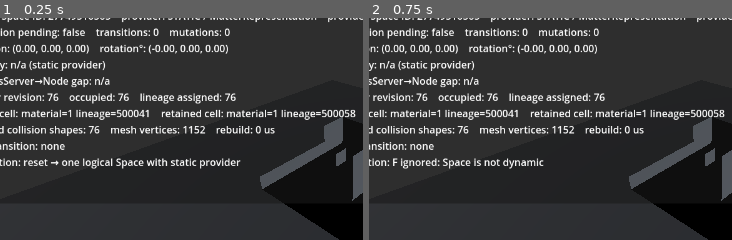
Above: before the commit, frames 1-2 (left to right).
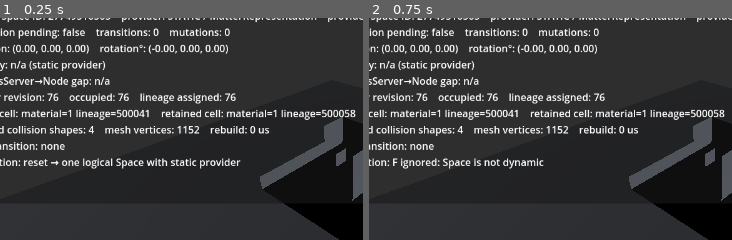
Above: after the commit, the same moments.

Repository: Jozzpoly/FrameMatter-Lab
Game: Godot game, scene res://lab/main.tscn
Two runs of this game, one before a commit and one after it. Both use one fixed random seed, a clock stepped at 60 frames per second and the inputs below.
Inputs:
- Up to frame 1 (0.25 s): no input
- Up to frame 2 (0.75 s): tap Enter at 0.5 s; tap F at 0.6 s
The pictures show only the part of the screen within x 6-56%, y 16-66%; the shares and areas given below are measured in that part.

The runs differ from the first frame. In frame 1, 1.0% of the frame differs, in the area x 24-76%, y 48-53%; in frame 2, 1.0%.

Commit message:
Promote merged cuboids in shared Matter lifecycle

Diff:
--- a/space/local_matter_space.gd
+++ b/space/local_matter_space.gd
@@ -17,7 +17,7 @@
 var lineage: MatterLineageMap
 
 var mass_per_cell := 1.0
-var collision_mode := CellCollisionBoxer.Mode.PER_CELL
+var collision_mode := CellCollisionBoxer.Mode.MERGED_CUBOIDS
 var dynamic_gravity_scale := 0.0
 var dynamic_linear_damp := 0.0
 var dynamic_angular_damp := 0.0
